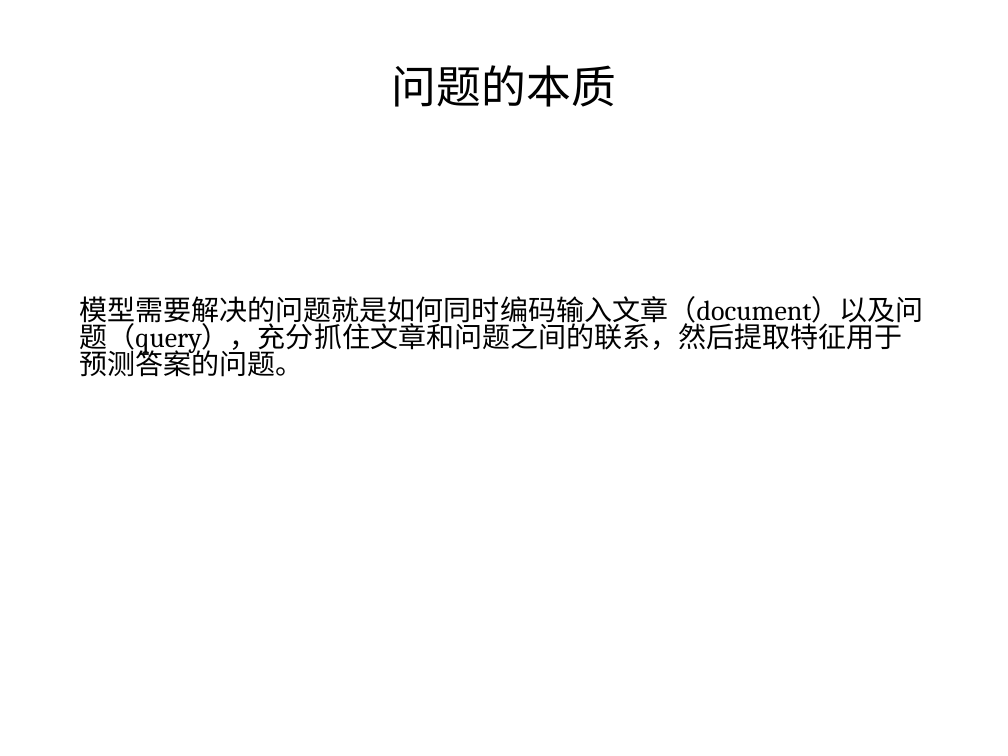
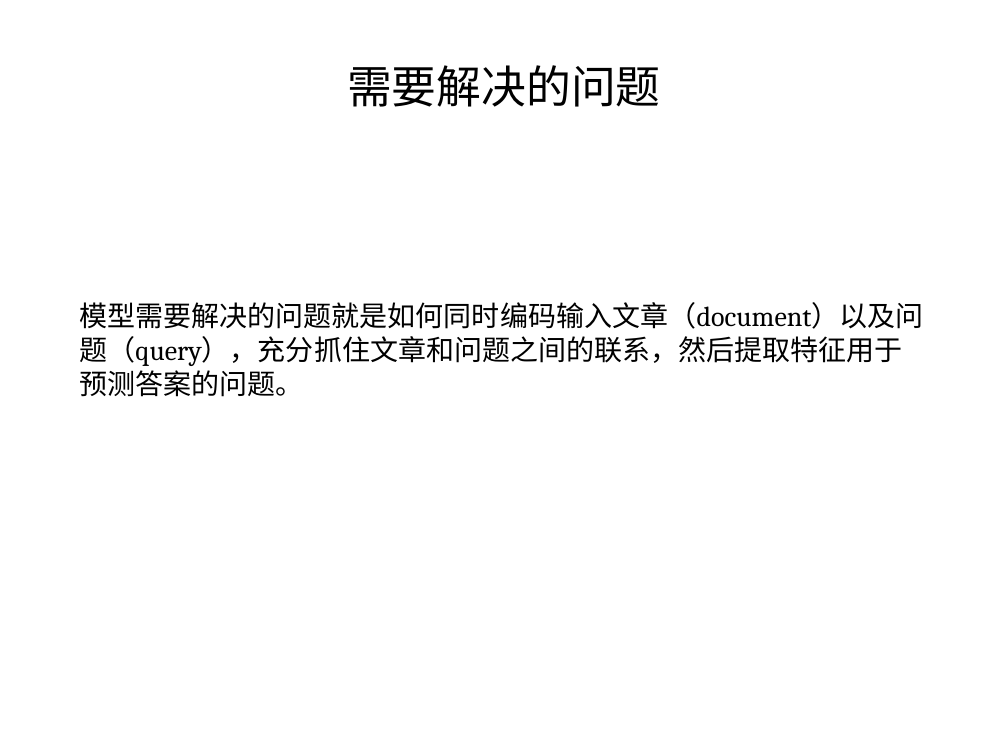
Before and after one commit to coddinglxf/readcomprehension, a slide deck: slide 8 of Reading Comprehensive.pptx (slide 6 before the commit). Drawn at 1008x756 pixels with LibreOffice and Linux fonts; fonts in the diff are those of the drawing. Boxes give left, top, right and bottom in pixels: in the first picture for what was removed or moved away, otherwise in the second. Text is boxed around its words. In the diff, an @@ line names an element or a change of style, - is before the commit and + after.

```diff
--- a/Reading Comprehensive.pptx
+++ b/Reading Comprehensive.pptx
@@ title at (x1=347, y1=65, x2=661, y2=107): text changed @@
-问题的本质
+需要解决的问题
@@ text "模型需要解决的问题就是如何同时编码输入文章（document）以及问题（query），充分抓住文章和问题之间的联系，然后 ..." at (x1=79, y1=302, x2=923, y2=397): line spacing 0.8 to 1 @@
```
Also in this commit, not shown: 11 other slides changed, 4 slides added, 1 slide removed, 4 other files.
